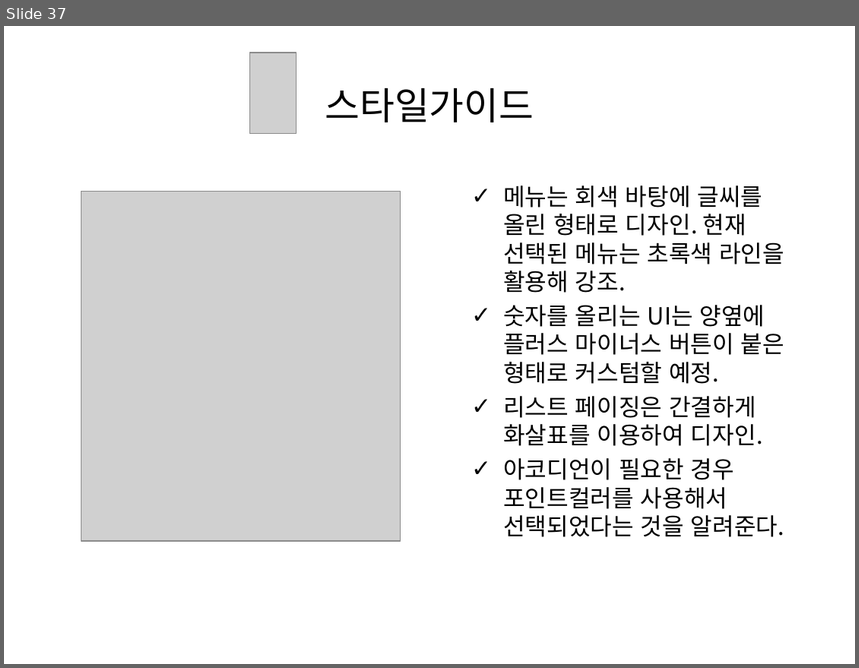
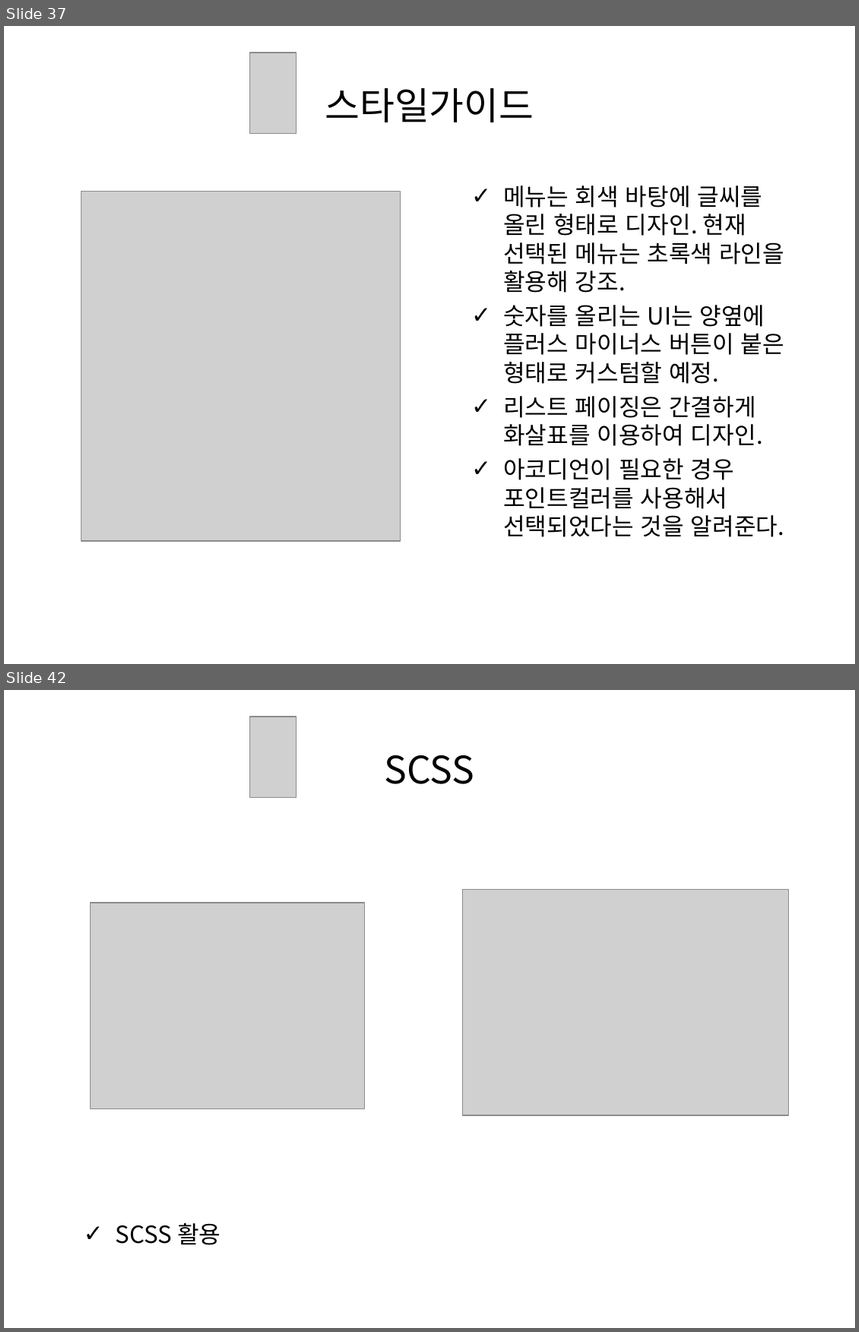
Before and after one commit to grapePrince/planthounse, a slide deck: presentation/최종발표.ppt. Shown one above the other, each under a label of ours: slide 37 before the commit, slides 37 and 42 after it; the slides between them are not shown. The pictures are 859x668 and 859x1332 pixels, drawn with LibreOffice and Linux fonts; fonts in the diff are those of the drawing; grey boxes stand for pictures. Boxes give left, top, right and bottom in pixels: in the first picture for what was removed or moved away, otherwise in the second. Text is boxed around its words. In the diff, an @@ line names an element or a change of style, - is before the commit and + after.

```diff
--- a/presentation/최종발표.ppt
+++ b/presentation/최종발표.ppt
@@ slide 42 added at bbox=[4, 690, 855, 1328], background #FFFFFF @@
@@ picture added at bbox=[250, 717, 296, 797] @@
@@ title added at bbox=[385, 755, 475, 784], 32 pt, text #000000 @@
+SCSS
@@ picture added at bbox=[463, 889, 789, 1116] @@
@@ picture added at bbox=[91, 903, 365, 1109] @@
@@ text added at bbox=[116, 1224, 221, 1246], 20 pt, text #000000 @@
+✓ SCSS 활용
```
Also in this commit, not shown: 2 slides changed, 8 other slides added, 1 slide removed, 1 other file.
